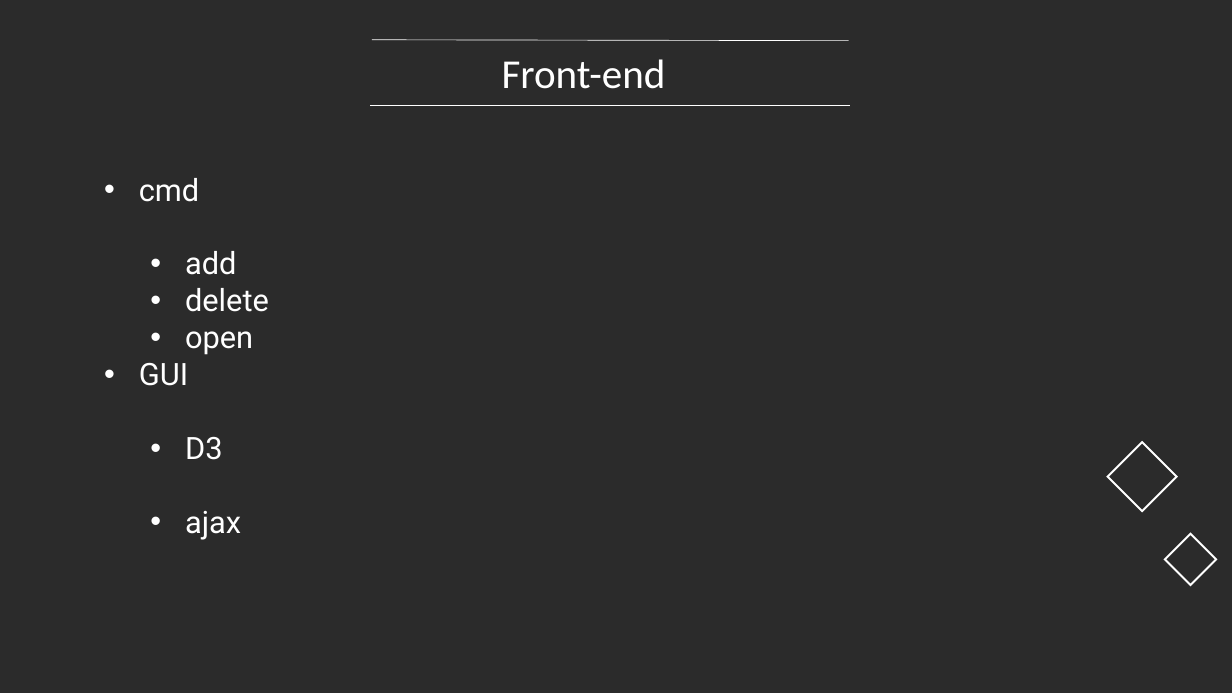
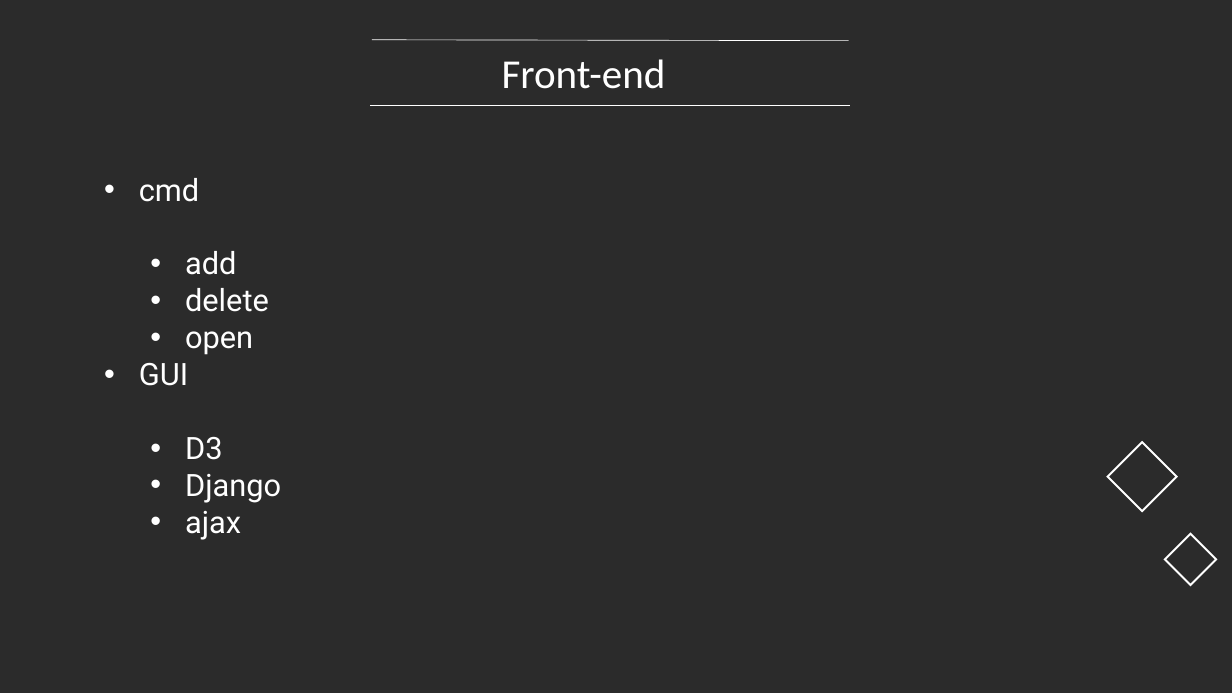
Before and after one commit to OSH-2020/GDBFS, a slide deck: slide 13 of report/结题报告.pptx. Drawn at 1232x693 pixels with LibreOffice and Linux fonts; fonts in the diff are those of the drawing; background and template pictures are left out; a plain dark background stands for a picture behind light text. Boxes give left, top, right and bottom in pixels: in the first picture for what was removed or moved away, otherwise in the second. Text is boxed around its words. In the diff, an @@ line names an element or a change of style, - is before the commit and + after.

```diff
--- a/report/结题报告.pptx
+++ b/report/结题报告.pptx
@@ text at [185, 474, 281, 503]: paragraph added @@
+  • Django
```
Also in this commit, not shown: 2 other slides changed.
